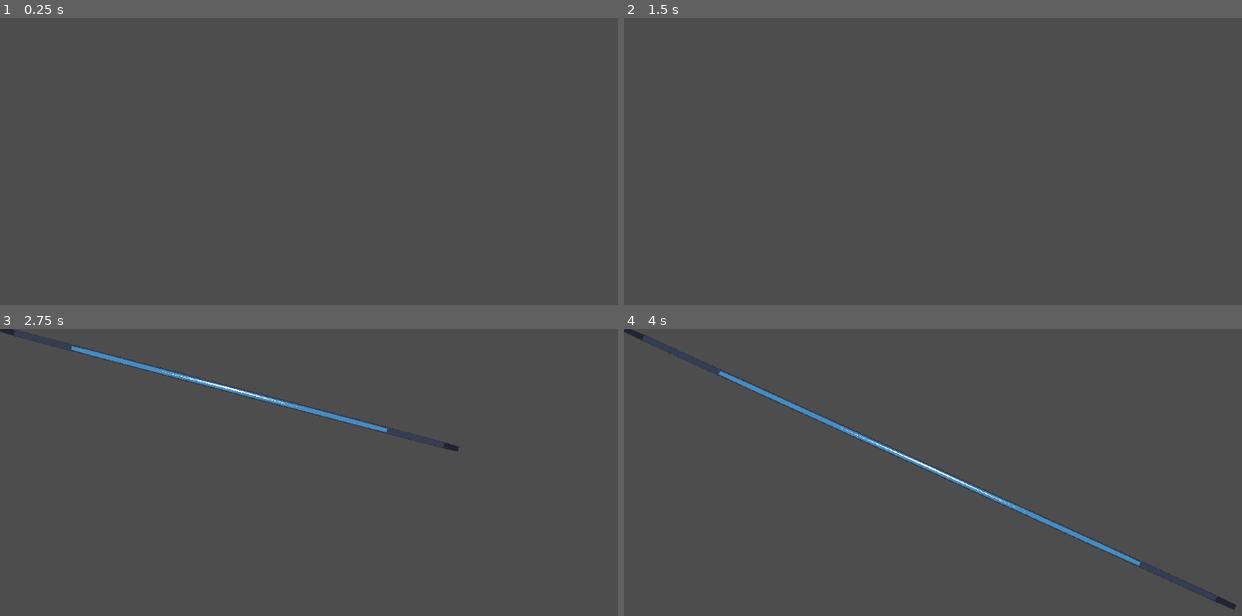
Above: before the commit, frames 1-4 (two rows, left to right).
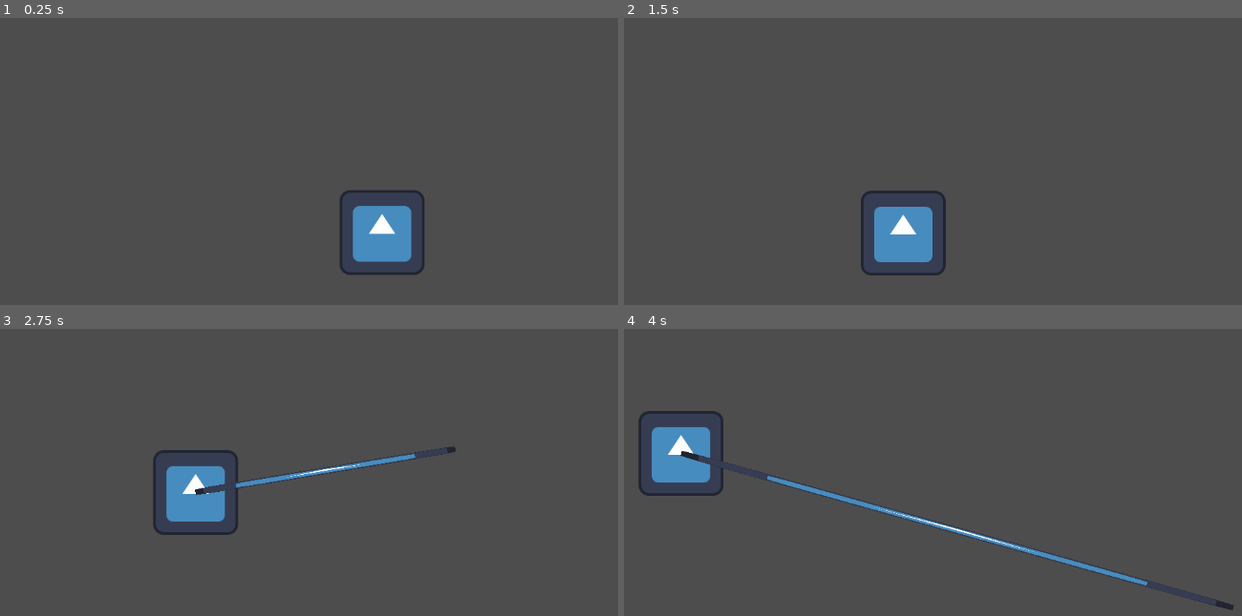
Above: after the commit, the same moments.

Repository: mabanana/winter-jam-2025
Game: Godot game, scene res://PlayerController/Player.tscn
Two runs of this game, one before a commit and one after it. Both use one fixed random seed, a clock stepped at 60 frames per second and the inputs below. This scene is started directly instead of the project's main scene. The engine's default icon, where the game draws it, is replaced by a stand-in: a white triangle on a blue panel in a dark square.
Inputs (mouse positions are in pixels of both pictures, inside the frame that each line leads up to):
- Up to frame 1 (0.25 s): no input
- Up to frame 2 (1.5 s): tap Enter at 0.5 s; move the mouse to (1174, 210) at 0.52 s; hold Right (right) 0.53-1.28 s; hold Right mouse button (aim) 0.53-1.28 s; click (1174, 210) at 0.67 s; move the mouse to (852, 253) at 1.27 s; hold S (down) from 1.28 s (still down); right-click (852, 253) at 1.35 s; click (852, 253) at 1.42 s
- Up to frame 3 (2.75 s): move the mouse to (457, 449) at 2.02 s; release S (down) at 2.03 s; hold Right (right) from 2.03 s (still down); hold Right mouse button (aim) from 2.03 s (still down); click (457, 449) at 2.17 s
- Up to frame 4 (4 s): move the mouse to (outside the picture) at 2.77 s; release Right (right) at 2.78 s; release Right mouse button (aim) at 2.78 s; hold W (up) 2.78-3.53 s; right-click (outside the picture) at 2.85 s; click (outside the picture) at 2.92 s; move the mouse to (1235, 607) at 3.52 s; hold A (left) from 3.53 s (still down); hold Right mouse button (aim) from 3.53 s (still down); click (1235, 607) at 3.67 s

The runs differ from the first frame. In frame 1, 2.4% of the frame differs, in the area x 55-69%, y 60-90%; in frame 2, 2.3%; in frame 3, 4.0%; in frame 4, 5.2%, in the area x 0-100%, y 0-99%.

Commit message:
Add aim and camera system

Diff:
--- a/PlayerController/Player.tscn
+++ b/PlayerController/Player.tscn
@@ -1,12 +1,21 @@
-[gd_scene load_steps=3 format=3 uid="uid://bruv7p24q1qyf"]
+[gd_scene load_steps=5 format=3 uid="uid://bruv7p24q1qyf"]
 
 [ext_resource type="Script" uid="uid://0ujci8rggd8q" path="res://PlayerController/player_controller.gd" id="1_g1nwm"]
+[ext_resource type="Script" uid="uid://bwqujnwpmc1p7" path="res://PlayerController/player_camera.gd" id="2_5i1rd"]
 [ext_resource type="Texture2D" uid="uid://cv8li5s1h1cbe" path="res://icon.svg" id="2_c4fll"]
+[ext_resource type="PackedScene" uid="uid://bxsf3g4dt3nbf" path="res://PlayerController/aim_line.tscn" id="3_ves0u"]
 
-[node name="Player" type="Node2D" node_paths=PackedStringArray("aim_line")]
+[node name="Player" type="Node2D" node_paths=PackedStringArray("player_cam", "aim_line")]
 script = ExtResource("1_g1nwm")
+player_cam = NodePath("Camera2D")
 aim_line = NodePath("AimLine")
 
-[node name="AimLine" type="Line2D" parent="."]
+[node name="Camera2D" type="Camera2D" parent="." node_paths=PackedStringArray("target")]
+position_smoothing_speed = 1.0
+script = ExtResource("2_5i1rd")
+target = NodePath("..")
+
+[node name="Icon" type="Sprite2D" parent="."]
 texture = ExtResource("2_c4fll")
-texture_mode = 2
+
+[node name="AimLine" parent="." instance=ExtResource("3_ves0u")]
--- /dev/null
+++ b/PlayerController/aim_line.tscn
@@ -0,0 +1,7 @@
+[gd_scene load_steps=2 format=3 uid="uid://bxsf3g4dt3nbf"]
+
+[ext_resource type="Texture2D" uid="uid://cv8li5s1h1cbe" path="res://icon.svg" id="1_lx8kq"]
+
+[node name="AimLine" type="Line2D"]
+texture = ExtResource("1_lx8kq")
+texture_mode = 2
--- /dev/null
+++ b/PlayerController/player_camera.gd
@@ -0,0 +1,54 @@
+extends Camera2D
+class_name PlayerCamera
+
+enum MODES { TARGET, TARGET_MOUSE_BLENDED }
+
+@export var target: Node = null
+@export var mode: MODES = MODES.TARGET_MOUSE_BLENDED
+@export var MAX_DISTANCE: float = 500
+@export var SMOOTH_SPEED: float = 1
+@export var MIN_ZOOM: float = 0.5
+@export var MAX_ZOOM: float = 2.0
+
+var target_position := Vector2.INF
+var fallback_target: Node = null
+
+func _ready():
+	fallback_target = target
+
+
+func _process(delta):
+	match(mode):
+		MODES.TARGET:
+			if target:
+				target_position = target.position
+		MODES.TARGET_MOUSE_BLENDED:
+			if target:
+				var mouse_pos := get_local_mouse_position()
+				target_position = (target.position + mouse_pos)
+				target_position.x = clamp(target_position.x, -MAX_DISTANCE + target.position.x, MAX_DISTANCE + target.position.x)
+				target_position.y = clamp(target_position.y, -MAX_DISTANCE + target.position.y, MAX_DISTANCE + target.position.y)
+
+	if target_position != Vector2.INF:
+		position = lerp(position, target_position, SMOOTH_SPEED * delta)
+
+
+func change_mode(new_mode: MODES) -> void:
+	mode = new_mode
+
+
+func change_target(new_target: Node) -> void:
+	if new_target:
+		if target and target.tree_exiting.is_connected(_clear_target):
+			target.tree_exiting.disconnect(_clear_target)
+		target = new_target
+		new_target.tree_exiting.connect(_clear_target)
+
+
+func _clear_target() -> void:
+	target = fallback_target
+	change_mode(MODES.TARGET_MOUSE_BLENDED)
+
+func change_zoom(amount: float):
+	zoom += Vector2.ONE * amount
+	zoom = zoom.clamp(Vector2.ONE * MIN_ZOOM, Vector2.ONE * MAX_ZOOM)
--- a/PlayerController/player_controller.gd
+++ b/PlayerController/player_controller.gd
@@ -1,11 +1,10 @@
 extends Node2D
 class_name PlayerController
 
+@export var player_cam: PlayerCamera
 @export var aim_line: Line2D
 var is_aim: bool = false
-
-func _ready():
-	pass
+var scroll_sensitivity: float = 1
 
 @warning_ignore("unused_parameter")
 func _process(delta):
@@ -14,11 +13,20 @@
 	else:
 		aim_line.clear_points()
 
+func _physics_process(delta):
+	var dir = Vector2(Input.get_axis("left", "right"), Input.get_axis("up", "down"))
+	position += dir * delta * 300
+
 func _input(event):
 	if event.is_action_pressed("aim"):
 		start_aim()
 	elif event.is_action_released("aim"):
 		end_aim()
+
+	if event is InputEventMouseButton and event.button_index == MOUSE_BUTTON_WHEEL_UP:
+		player_cam.change_zoom(0.05)
+	elif event is InputEventMouseButton and event.button_index == MOUSE_BUTTON_WHEEL_DOWN:
+		player_cam.change_zoom(-0.05)
 
 func start_aim():
 	is_aim = true
@@ -26,6 +34,10 @@
 	is_aim = false
 func show_aim():
 	var mouse_pos = get_viewport().get_mouse_position()
+	var view_rect = get_viewport_rect().size
+	var aim_pos = mouse_pos - view_rect / 2
+	aim_pos /= player_cam.zoom
+	aim_pos += player_cam.position
 	aim_line.clear_points()
-	aim_line.add_point(position)
-	aim_line.add_point(mouse_pos)
+	aim_line.add_point(Vector2.ZERO)
+	aim_line.add_point(aim_pos)
Not shown, added: PlayerController/player_camera.gd.uid
